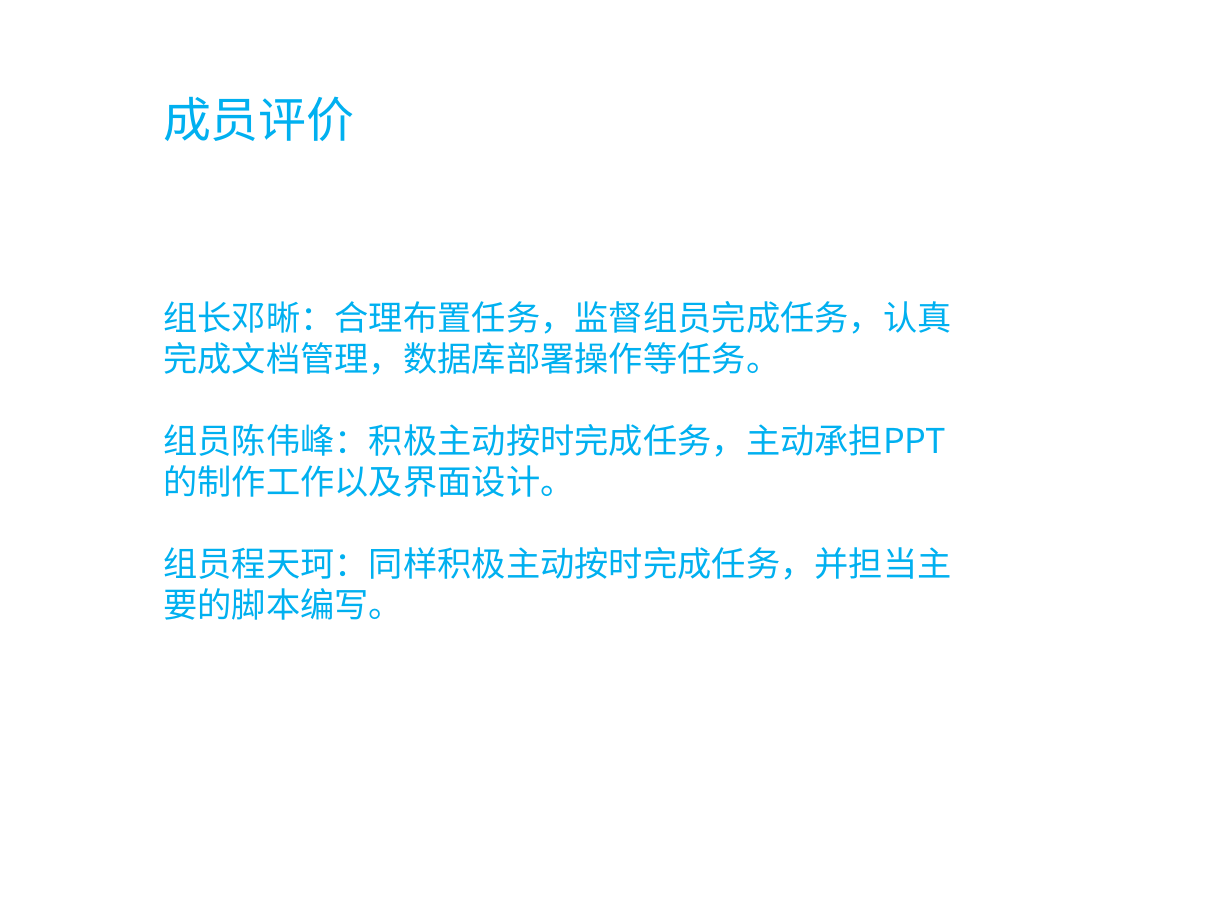
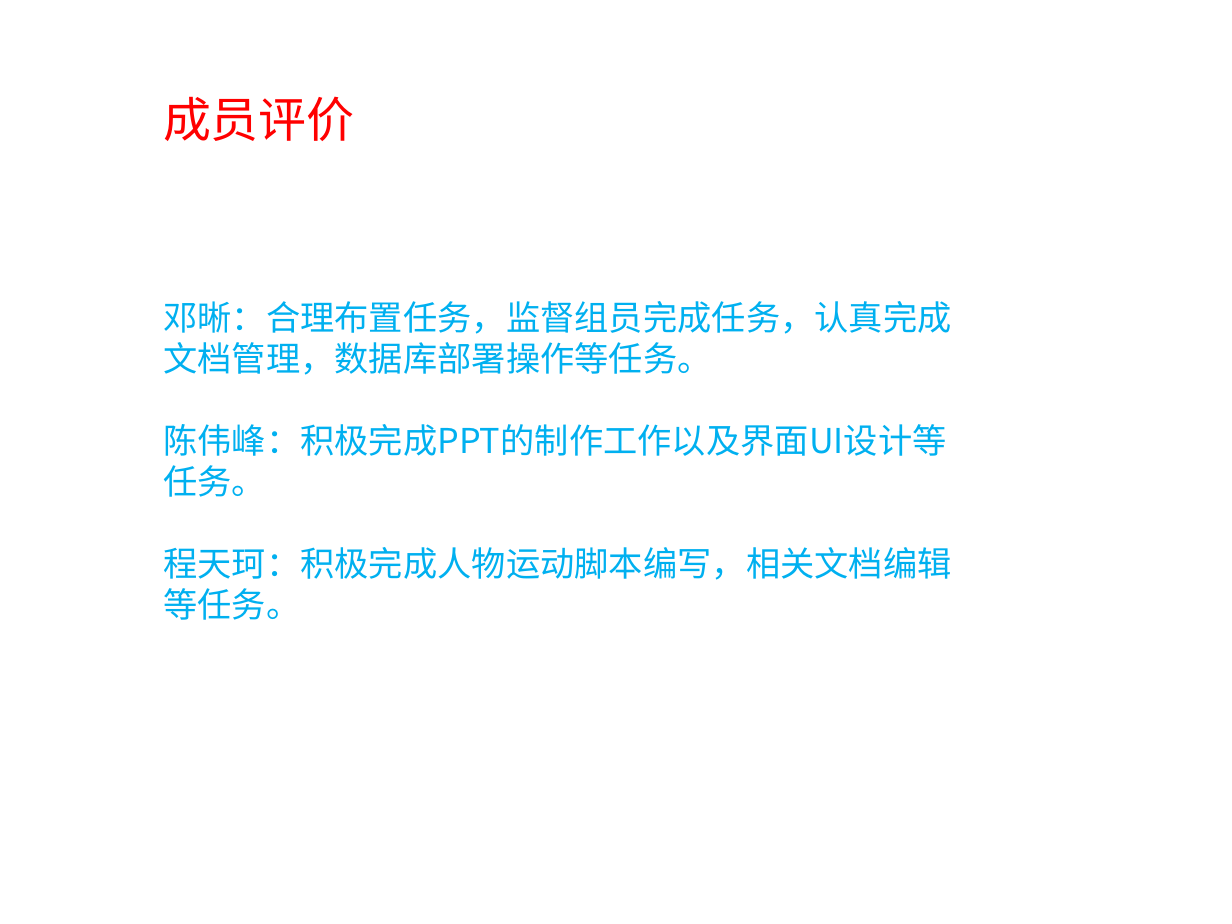
Before and after one commit to SE2018G18/SE2018-G18-Project, a slide deck: slide 36 of SE2018春-G18-项目总结.pptx (slide 41 before the commit). Drawn at 1232x924 pixels with LibreOffice and Linux fonts; fonts in the diff are those of the drawing; background and template pictures are left out. Boxes give left, top, right and bottom in pixels: in the first picture for what was removed or moved away, otherwise in the second. Text is boxed around its words. In the diff, an @@ line names an element or a change of style, - is before the commit and + after.

```diff
--- a/SE2018春-G18-项目总结.pptx
+++ b/SE2018春-G18-项目总结.pptx
@@ text "成员评价" at (163,96,354,141): text colour #00B0F0 to #FF0000 @@
@@ text at (163,301,952,620): text changed @@
-组长邓晰：合理布置任务，监督组员完成任务，认真完成文档管理，数据库部署操作等任务。
-组员陈伟峰：积极主动按时完成任务，主动承担PPT的制作工作以及界面设计。
-组员程天珂：同样积极主动按时完成任务，并担当主要的脚本编写。
+邓晰：合理布置任务，监督组员完成任务，认真完成文档管理，数据库部署操作等任务。
+陈伟峰：积极完成PPT的制作工作以及界面UI设计等任务。
+程天珂：积极完成人物运动脚本编写，相关文档编辑等任务。
```
Also in this commit, not shown: 4 other slides changed, 2 slides added, 7 slides removed, 10 other files.
